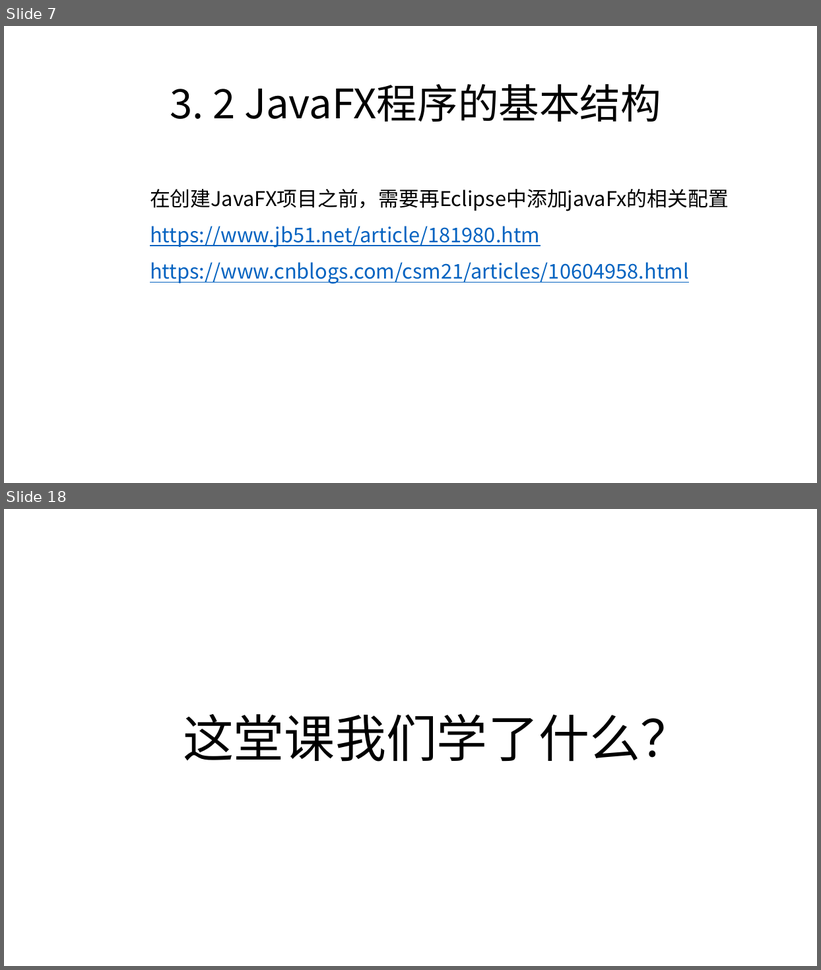
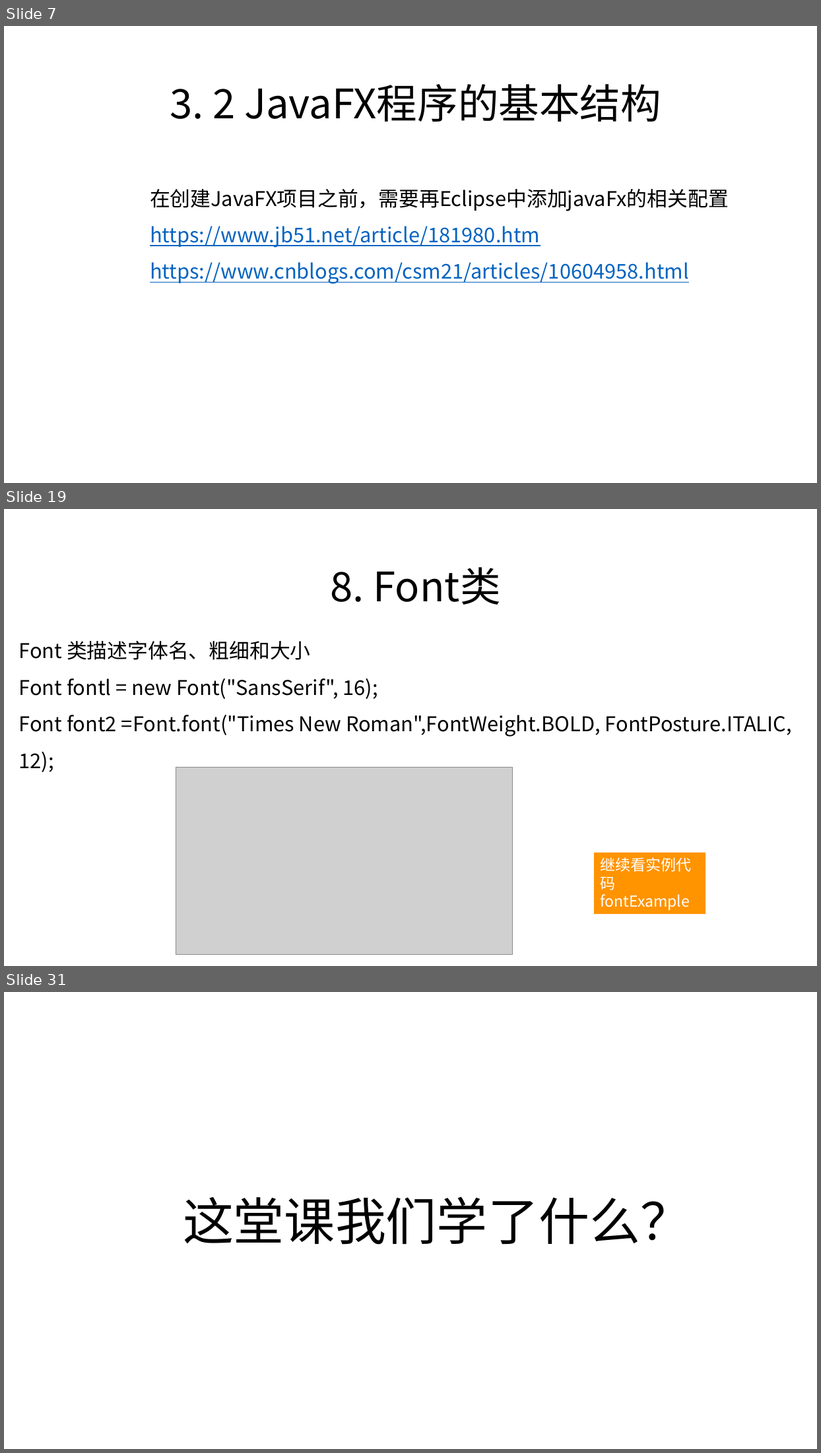
Before and after one commit to zjyesir/hmc_java_1, a slide deck: ppt/19. 图形化编程.pptx. Shown one above the other, each under a label of ours: slides 7 and 18 before the commit, slides 7, 19 and 31 after it; the slides between them are not shown. The pictures are 821x970 and 821x1453 pixels, drawn with LibreOffice and Linux fonts; fonts in the diff are those of the drawing; grey boxes stand for pictures; background and template pictures are left out. Boxes give left, top, right and bottom in pixels: in the first picture for what was removed or moved away, otherwise in the second. Text is boxed around its words. In the diff, an @@ line names an element or a change of style, - is before the commit and + after.

```diff
--- a/ppt/19. 图形化编程.pptx
+++ b/ppt/19. 图形化编程.pptx
@@ slide 19 added at box(4, 509, 817, 966), background picture (left out) @@
@@ text added at box(331, 567, 501, 605), 48 pt, text #000000 @@
+8. Font类
@@ text added at box(19, 641, 792, 772), 24 pt, text #000000 @@
+Font 类描述字体名、粗细和大小
+Font fontl = new Font("SansSerif", 16);
+Font font2 =Font.font("Times New Roman",FontWeight.BOLD, FontPosture.ITALIC, 12);
@@ picture added at box(176, 768, 513, 955) @@
@@ rectangle added at box(595, 853, 706, 915), fill #FF9300, 18 pt, text #FFFFFF @@
+继续看实例代码 fontExample
@@ what was slide 18 is now slide 31 @@
```
Also in this commit, not shown: 7 slides changed, 16 other slides added, 4 slides removed, 2 other files.
